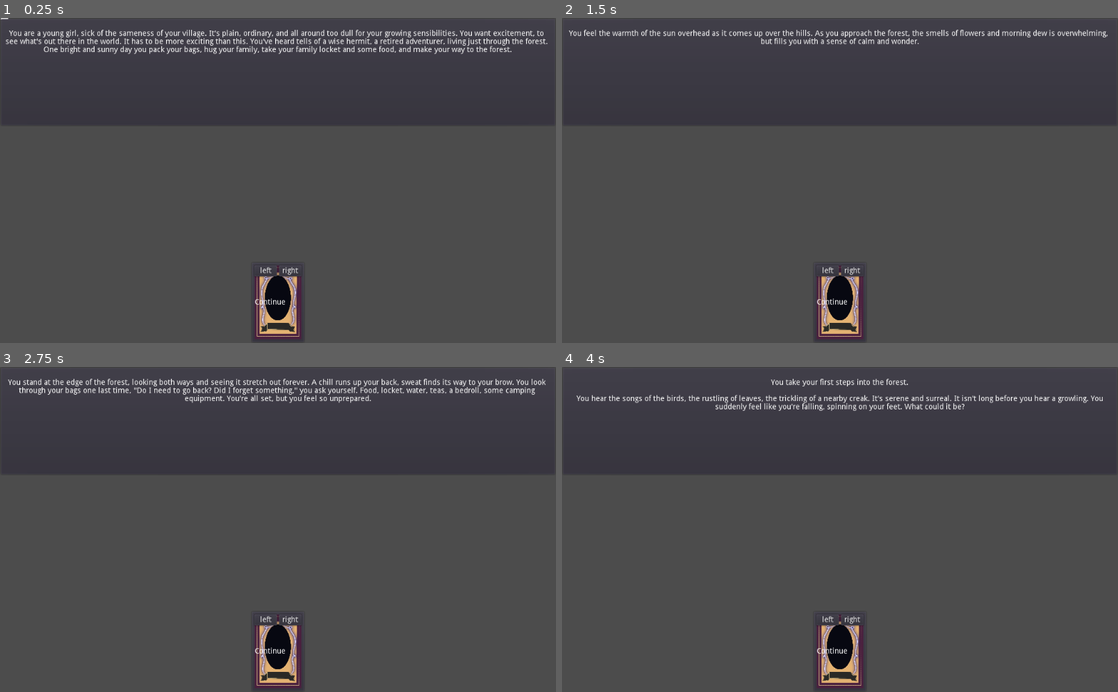
Above: before the commit, frames 1-4 (two rows, left to right).
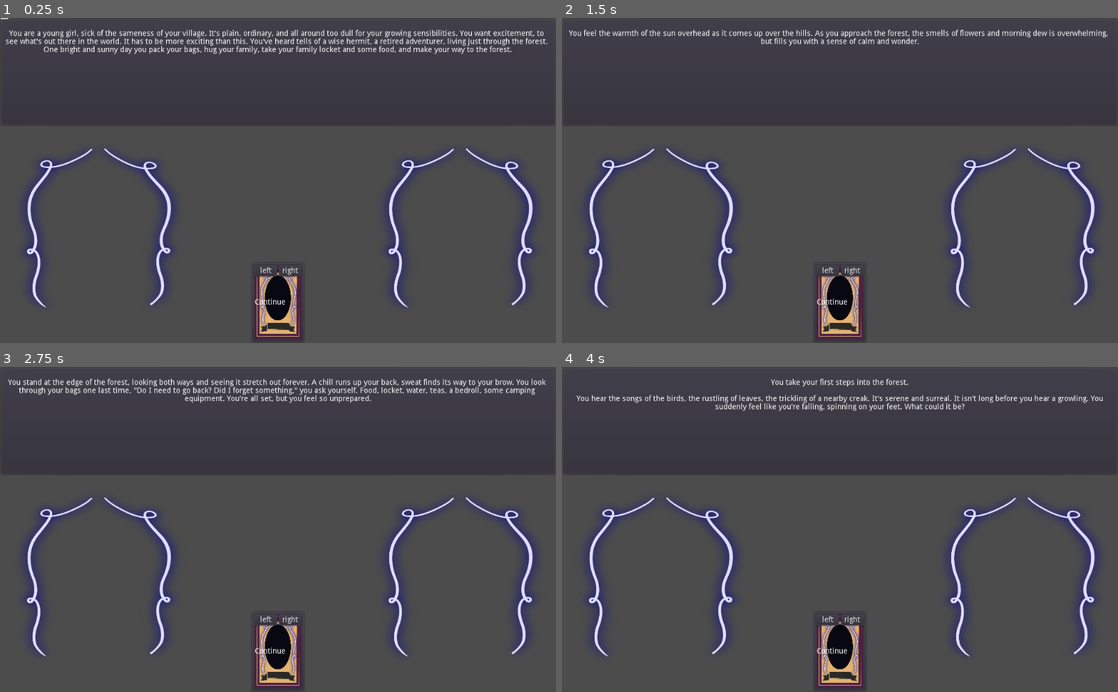
Above: after the commit, the same moments.

Repository: AngelOnFira/ggj-2022
Game: Godot game, scene res://Main.tscn
Same seed, same stepped clock (60 frames per second), same inputs: the game is played once before the commit and once after it.
Inputs:
- Up to frame 1 (0.25 s): no input
- Up to frame 2 (1.5 s): click "left" at 0.5 s; click "right" at 1.25 s
- Up to frame 3 (2.75 s): click "left" at 2 s
- Up to frame 4 (4 s): click "right" at 2.75 s; click "left" at 3.5 s

The runs differ from the first frame. In frame 1, 2.2% of the frame differs, in the area x 4-97%, y 39-90%; in frame 2, 2.2%; in frame 3, 2.2%; in frame 4, 2.2%.

Commit message:
Fixed areas

Diff:
--- a/DecisionArea.tscn
+++ b/DecisionArea.tscn
@@ -1,6 +1,7 @@
-[gd_scene load_steps=2 format=2]
+[gd_scene load_steps=3 format=2]
 
 [ext_resource path="res://DecisionArea.gd" type="Script" id=1]
+[ext_resource path="res://Assets/Sprites/Card/SwirlDecoration.png" type="Texture" id=2]
 
 [node name="DecisionArea" type="Control"]
 anchor_right = 1.0
@@ -14,5 +15,11 @@
 "_edit_use_anchors_": false
 }
 
+[node name="TextureRect" type="TextureRect" parent="."]
+anchor_right = 1.0
+anchor_bottom = 1.0
+texture = ExtResource( 2 )
+expand = true
+
 [connection signal="mouse_entered" from="." to="." method="_on_DecisionArea_mouse_entered"]
 [connection signal="mouse_exited" from="." to="." method="_on_DecisionArea_mouse_exited"]
--- a/Main.tscn
+++ b/Main.tscn
@@ -46,23 +46,30 @@
 [node name="CardSlots" type="HBoxContainer" parent="VBoxContainer"]
 margin_top = 204.0
 margin_right = 1024.0
-margin_bottom = 304.0
+margin_bottom = 604.0
 size_flags_horizontal = 5
 size_flags_vertical = 4
 
 [node name="DecisionAreaLeft" parent="VBoxContainer/CardSlots" instance=ExtResource( 5 )]
 anchor_right = 0.0
 anchor_bottom = 0.0
-margin_right = 510.0
-margin_bottom = 100.0
+margin_right = 358.0
+margin_bottom = 400.0
+rect_min_size = Vector2( 0, 400 )
 decision = "left"
+
+[node name="Control" type="Control" parent="VBoxContainer/CardSlots"]
+margin_left = 362.0
+margin_right = 662.0
+margin_bottom = 400.0
+rect_min_size = Vector2( 300, 0 )
 
 [node name="DecisionAreaRight" parent="VBoxContainer/CardSlots" instance=ExtResource( 5 )]
 anchor_right = 0.0
 anchor_bottom = 0.0
-margin_left = 514.0
+margin_left = 666.0
 margin_right = 1024.0
-margin_bottom = 100.0
+margin_bottom = 400.0
 decision = "right"
 
 [node name="PlayerCards" type="CenterContainer" parent="."]
--- a/master.gd
+++ b/master.gd
@@ -22,6 +22,10 @@
 
 # Signal reciever from a card getting a button pressed
 func card_action(action: String, card: String):
+	# If there was no action, do nothing
+	if action == "":
+		return
+
 	print("group_call on : CardManager -- card_action -- ",action," ",card)
 	self.current_page.take_action(card, action)
 	pass
